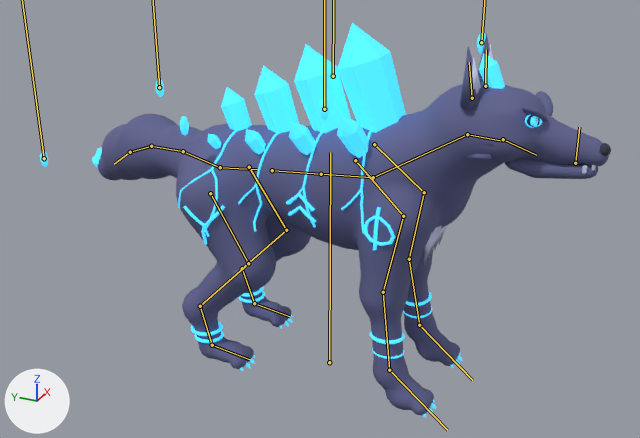
Before and after pictures for a commit that changed the glTF model packages/game/assets/mana-wolf/mana_wolf.glb.
Before and after are seen from a 50 mm lens placed at (-2.76, -1.2, 2.0), pointed at (0.06, 0.07, 0.58). The lights are fixed; the arrows at lower left show +X, +Y and +Z. The first picture is the older version. Both versions are drawn at frame 44 of the action 'Idle'; the numbers are the values there. The bones that change, and the others that lie on the model, are drawn over the model as lines.

Objects in the first picture: 'ManaWolf.001'.
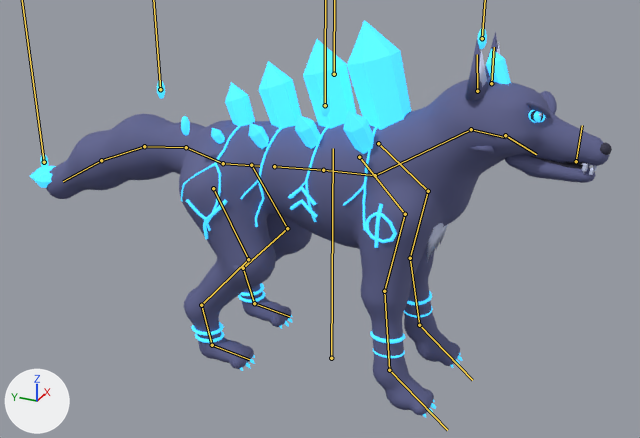
Location of each change, [x1, y1, x2, y2] in pixels of the pictures (640 x 438 px):
```json
{"object": "ManaWolf.001", "change": "posed", "before": [40, 23, 611, 418], "after": [30, 20, 612, 418]}
{"bone": "root", "before": "(329, 362) to (330, 152)", "after": "(331, 358) to (333, 148)"}
{"bone": "hips", "before": "(220, 167) to (257, 169)", "after": "(223, 163) to (259, 166)"}
{"bone": "spine_02", "before": "(321, 174) to (373, 177)", "after": "(323, 170) to (375, 175)"}
{"bone": "neck", "before": "(373, 177) to (467, 134)", "after": "(375, 175) to (471, 129)"}
{"bone": "head", "before": "(467, 134) to (502, 141)", "after": "(471, 129) to (505, 137)"}
{"bone": "jaw", "before": "(503, 139) to (536, 155)", "after": "(505, 135) to (536, 154)"}
{"bone": "scapula.L", "before": "(374, 144) to (424, 192)", "after": "(378, 143) to (428, 191)"}
{"bone": "upper_arm.L", "before": "(424, 192) to (409, 259)", "after": "(428, 191) to (410, 258)"}
{"bone": "forearm.L", "before": "(409, 259) to (419, 325)", "after": "(410, 258) to (419, 325)"}
{"bone": "scapula.R", "before": "(355, 160) to (403, 216)", "after": "(359, 157) to (405, 214)"}
{"bone": "upper_arm.R", "before": "(403, 216) to (383, 292)", "after": "(405, 214) to (384, 291)"}
{"bone": "forearm.R", "before": "(383, 292) to (389, 370)", "after": "(384, 291) to (389, 370)"}
{"bone": "tail_02", "before": "(183, 151) to (151, 146)", "after": "(186, 147) to (144, 146)"}
{"bone": "tail_03", "before": "(151, 146) to (130, 152)", "after": "(144, 146) to (101, 160)"}
{"bone": "tail_04", "before": "(130, 152) to (114, 164)", "after": "(101, 160) to (63, 181)"}
{"bone": "thigh.R", "before": "(210, 193) to (248, 263)", "after": "(213, 188) to (248, 259)"}
{"bone": "shin.R", "before": "(248, 263) to (200, 306)", "after": "(248, 259) to (201, 305)"}
{"bone": "hock.R", "before": "(200, 306) to (212, 345)", "after": "(201, 305) to (212, 345)"}
```

The change, as JSON lines over the scene's bpy script:
```json
{"block": "bone_root", "where": "bone_root = bpy.data.objects['ManaWolfRig'].pose.bones['root']"}
{"op": "set", "path": "bone_root.location", "old": "(0.0, -0.011, 0.0)", "new": "(0.023, -0.003, 0.0)"}
{"block": "bone_hips", "where": "bone_hips = bpy.data.objects['ManaWolfRig'].pose.bones['hips']  # child of 'root'"}
{"op": "set", "path": "bone_hips.rotation_quaternion", "old": "(1.0, 0.0, 0.0, 0.0)", "new": "(1.0, 0.0, -0.018, 0.0)", "note": "degrees (0, 0, 0) -> degrees (0, -2, 0)"}
{"block": "bone_spine_02", "where": "bone_spine_02 = bpy.data.objects['ManaWolfRig'].pose.bones['spine_02']  # child of 'spine_01'"}
{"op": "set", "path": "bone_spine_02.rotation_quaternion", "old": "(1.0, -0.005, 0.0, 0.0)", "new": "(1.0, 0.017, -0.008, 0.0)", "note": "degrees (-1, 0, 0) -> degrees (2, -1, 0)"}
{"block": "bone_neck", "where": "bone_neck = bpy.data.objects['ManaWolfRig'].pose.bones['neck']  # child of 'spine_02'"}
{"op": "set", "path": "bone_neck.rotation_quaternion", "old": "(1.0, 0.009, 0.0, 0.0)", "new": "(1.0, -0.018, 0.001, -0.025)", "note": "degrees (1, 0, 0) -> degrees (-2, 0, -3)"}
{"block": "bone_head", "where": "bone_head = bpy.data.objects['ManaWolfRig'].pose.bones['head']  # child of 'neck'"}
{"op": "set", "path": "bone_head.rotation_quaternion", "old": "(1.0, -0.011, 0.0, 0.018)", "new": "(0.999, 0.012, 0.001, 0.049)", "note": "degrees (-1, 0, 2) -> degrees (1, 0, 6)"}
{"block": "bone_jaw", "where": "bone_jaw = bpy.data.objects['ManaWolfRig'].pose.bones['jaw']  # child of 'head'"}
{"op": "set", "path": "bone_jaw.rotation_quaternion", "old": "(1.0, 0.011, -0.001, -0.003)", "new": "(0.999, 0.045, 0.0, 0.001)", "note": "degrees (1, 0, 0) -> degrees (5, 0, 0)"}
{"block": "bone_scapula_l", "where": "bone_scapula_l = bpy.data.objects['ManaWolfRig'].pose.bones['scapula.L']  # child of 'spine_02'"}
{"op": "set", "path": "bone_scapula_l.rotation_quaternion", "old": "(0.996, -0.05, 0.0, 0.077)", "new": "(0.994, -0.086, 0.0, 0.07)", "note": "degrees (-6, 0, 9) -> degrees (-10, 1, 8)"}
{"block": "bone_upper_arm_l", "where": "bone_upper_arm_l = bpy.data.objects['ManaWolfRig'].pose.bones['upper_arm.L']  # child of 'scapula.L'"}
{"op": "set", "path": "bone_upper_arm_l.rotation_quaternion", "old": "(0.994, 0.103, 0.0, -0.044)", "new": "(0.991, 0.13, 0.0, -0.039)", "note": "degrees (12, 1, -5) -> degrees (15, 1, -4)"}
{"block": "bone_forearm_l", "where": "bone_forearm_l = bpy.data.objects['ManaWolfRig'].pose.bones['forearm.L']  # child of 'upper_arm.L'"}
{"op": "set", "path": "bone_forearm_l.rotation_quaternion", "old": "(0.997, -0.043, 0.0, -0.062)", "new": "(0.996, -0.054, 0.0, -0.064)", "note": "degrees (-5, 0, -7) -> degrees (-6, 0, -7)"}
{"block": "bone_scapula_r", "where": "bone_scapula_r = bpy.data.objects['ManaWolfRig'].pose.bones['scapula.R']  # child of 'spine_02'"}
{"op": "set", "path": "bone_scapula_r.rotation_quaternion", "old": "(0.996, -0.05, 0.0, -0.077)", "new": "(0.995, -0.053, 0.0, -0.083)", "note": "degrees (-6, 0, -9) -> degrees (-6, -1, -9)"}
{"block": "bone_upper_arm_r", "where": "bone_upper_arm_r = bpy.data.objects['ManaWolfRig'].pose.bones['upper_arm.R']  # child of 'scapula.R'"}
{"op": "set", "path": "bone_upper_arm_r.rotation_quaternion", "old": "(0.994, 0.103, 0.0, 0.044)", "new": "(0.996, 0.076, 0.0, 0.043)", "note": "degrees (12, -1, 5) -> degrees (9, 0, 5)"}
{"block": "bone_forearm_r", "where": "bone_forearm_r = bpy.data.objects['ManaWolfRig'].pose.bones['forearm.R']  # child of 'upper_arm.R'"}
{"op": "set", "path": "bone_forearm_r.rotation_quaternion", "old": "(0.997, -0.043, 0.0, 0.062)", "new": "(0.998, -0.031, 0.0, 0.061)", "note": "degrees (-5, 0, 7) -> degrees (-4, 0, 7)"}
{"block": "bone_tail_02", "where": "bone_tail_02 = bpy.data.objects['ManaWolfRig'].pose.bones['tail_02']  # child of 'tail_01'"}
{"op": "set", "path": "bone_tail_02.rotation_quaternion", "old": "(0.995, -0.001, 0.002, -0.103)", "new": "(0.999, 0.0, -0.001, 0.042)", "note": "degrees (0, 0, -12) -> degrees (0, 0, 5)"}
{"block": "bone_tail_03", "where": "bone_tail_03 = bpy.data.objects['ManaWolfRig'].pose.bones['tail_03']  # child of 'tail_02'"}
{"op": "set", "path": "bone_tail_03.rotation_quaternion", "old": "(0.997, -0.001, 0.007, -0.082)", "new": "(0.998, -0.001, -0.004, 0.061)", "note": "degrees (0, 1, -9) -> degrees (0, 0, 7)"}
{"block": "bone_tail_04", "where": "bone_tail_04 = bpy.data.objects['ManaWolfRig'].pose.bones['tail_04']  # child of 'tail_03'"}
{"op": "set", "path": "bone_tail_04.rotation_quaternion", "old": "(1.0, -0.003, 0.007, -0.003)", "new": "(1.0, -0.001, -0.006, 0.012)", "note": "degrees (0, 1, 0) -> degrees (0, -1, 1)"}
{"block": "bone_thigh_r", "where": "bone_thigh_r = bpy.data.objects['ManaWolfRig'].pose.bones['thigh.R']  # child of 'hips'"}
{"op": "set", "path": "bone_thigh_r.rotation_quaternion", "old": "(0.999, -0.012, 0.0, -0.031)", "new": "(0.999, 0.0, 0.0, -0.033)", "note": "degrees (-1, 0, -4) -> degrees (0, 0, -4)"}
{"block": "bone_shin_r", "where": "bone_shin_r = bpy.data.objects['ManaWolfRig'].pose.bones['shin.R']  # child of 'thigh.R'"}
{"op": "set", "path": "bone_shin_r.rotation_quaternion", "old": "(0.999, 0.035, 0.0, 0.024)", "new": "(1.0, 0.001, 0.0, 0.026)", "note": "degrees (4, 0, 3) -> degrees (0, 0, 3)"}
{"block": "bone_hock_r", "where": "bone_hock_r = bpy.data.objects['ManaWolfRig'].pose.bones['hock.R']  # child of 'shin.R'"}
{"op": "set", "path": "bone_hock_r.rotation_quaternion", "old": "(0.999, -0.033, 0.0, 0.039)", "new": "(0.999, 0.002, 0.0, 0.037)", "note": "degrees (-4, 0, 4) -> degrees (0, 0, 4)"}
{"block": "bone_wisp_0", "where": "bone_wisp_0 = bpy.data.objects['ManaWolfRig'].pose.bones['wisp.0']  # child of 'root'"}
{"op": "set", "path": "bone_wisp_0.location", "old": "(-0.005, 0.008, 0.0)", "new": "(-0.021, 0.007, 0.0)"}
{"block": "bone_wisp_1", "where": "bone_wisp_1 = bpy.data.objects['ManaWolfRig'].pose.bones['wisp.1']  # child of 'root'"}
{"op": "set", "path": "bone_wisp_1.location", "old": "(-0.004, 0.005, 0.0)", "new": "(-0.021, 0.008, 0.0)"}
{"block": "bone_wisp_2", "where": "bone_wisp_2 = bpy.data.objects['ManaWolfRig'].pose.bones['wisp.2']  # child of 'root'"}
{"op": "set", "path": "bone_wisp_2.location", "old": "(-0.004, 0.018, 0.0)", "new": "(-0.02, 0.002, 0.0)"}
{"block": "bone_wisp_3", "where": "bone_wisp_3 = bpy.data.objects['ManaWolfRig'].pose.bones['wisp.3']  # child of 'root'"}
{"op": "set", "path": "bone_wisp_3.location", "old": "(-0.001, 0.002, 0.0)", "new": "(-0.023, 0.008, 0.0)"}
{"block": "bone_wisp_5", "where": "bone_wisp_5 = bpy.data.objects['ManaWolfRig'].pose.bones['wisp.5']  # child of 'root'"}
{"op": "set", "path": "bone_wisp_5.location", "old": "(0.001, 0.021, 0.0)", "new": "(-0.022, -0.002, 0.0)"}
```
